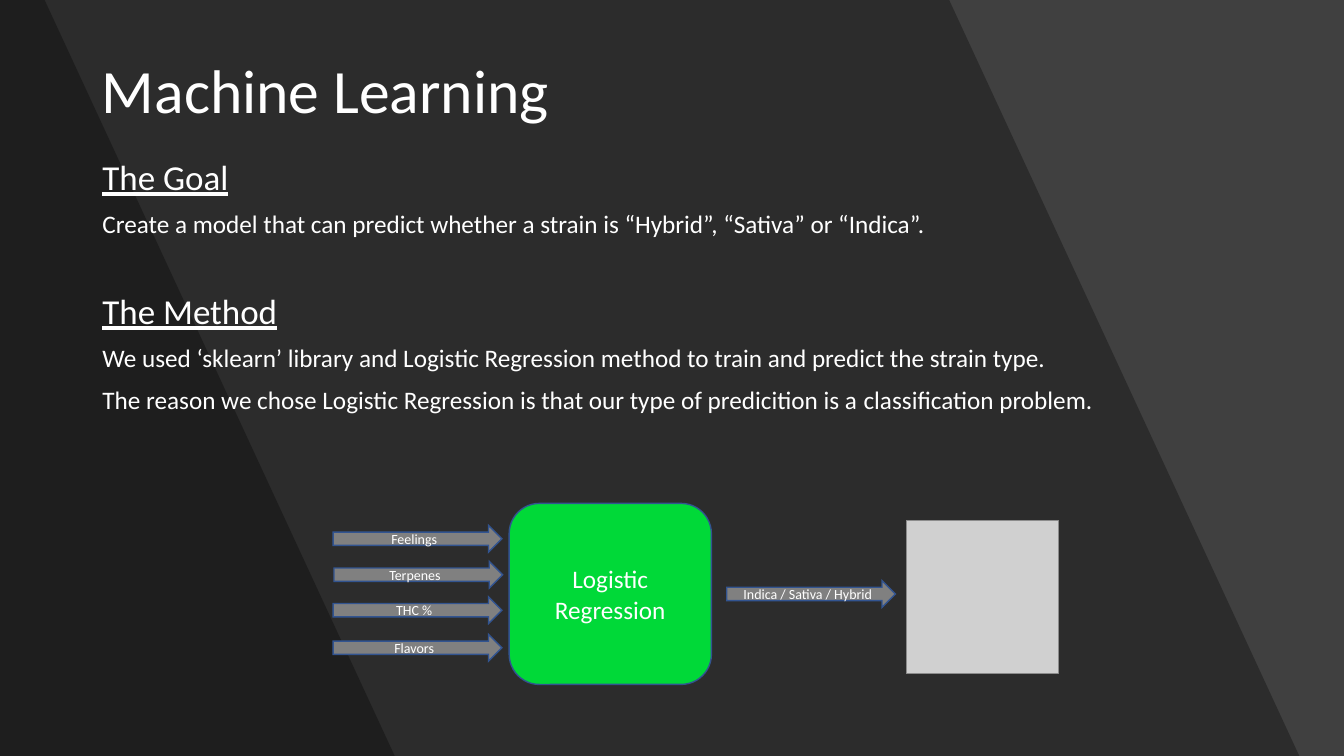
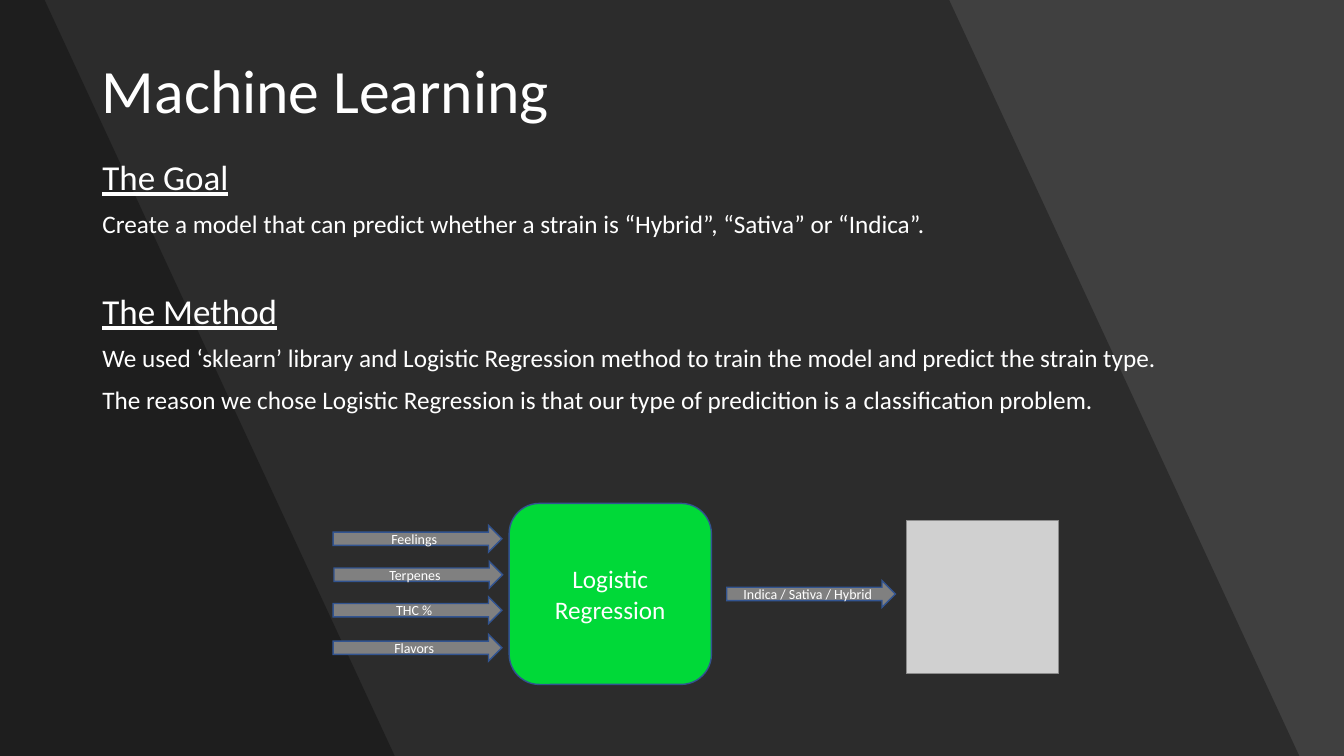
Before and after one commit to DanielOfir/Cannabis-Analysis, a slide deck: slide 14 of Cannabis Analysis.pptx. Drawn at 1344x756 pixels with LibreOffice and Linux fonts; fonts in the diff are those of the drawing; grey boxes stand for pictures. Boxes give left, top, right and bottom in pixels: in the first picture for what was removed or moved away, otherwise in the second. Text is boxed around its words. In the diff, an @@ line names an element or a change of style, - is before the commit and + after.

```diff
--- a/Cannabis Analysis.pptx
+++ b/Cannabis Analysis.pptx
@@ text at <box>102,349,1155,372</box>: text changed @@
-We used ‘sklearn’ library and Logistic Regression method to train and predict the strain type.
+We used ‘sklearn’ library and Logistic Regression method to train the model and predict the strain type.
```
Also in this commit, not shown: 4 other files.
